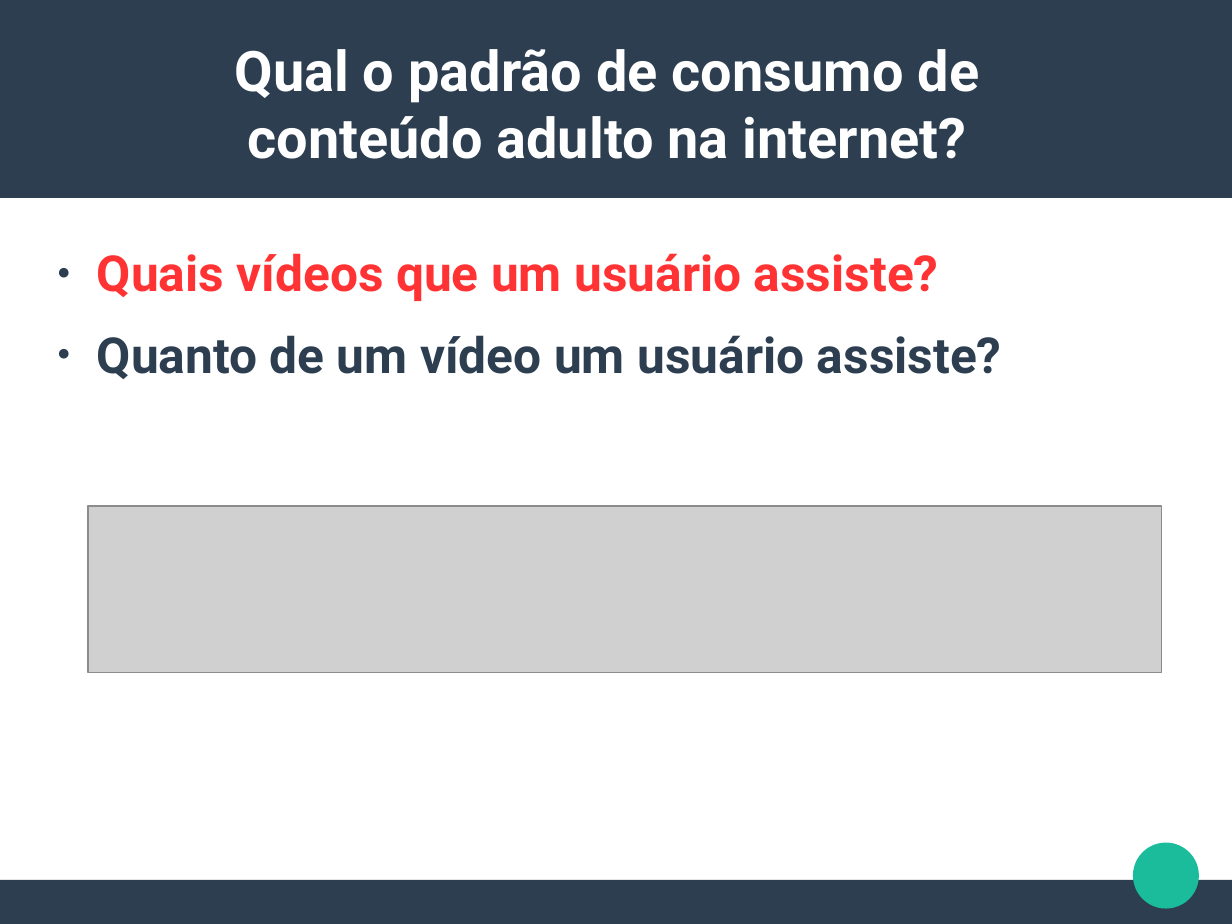
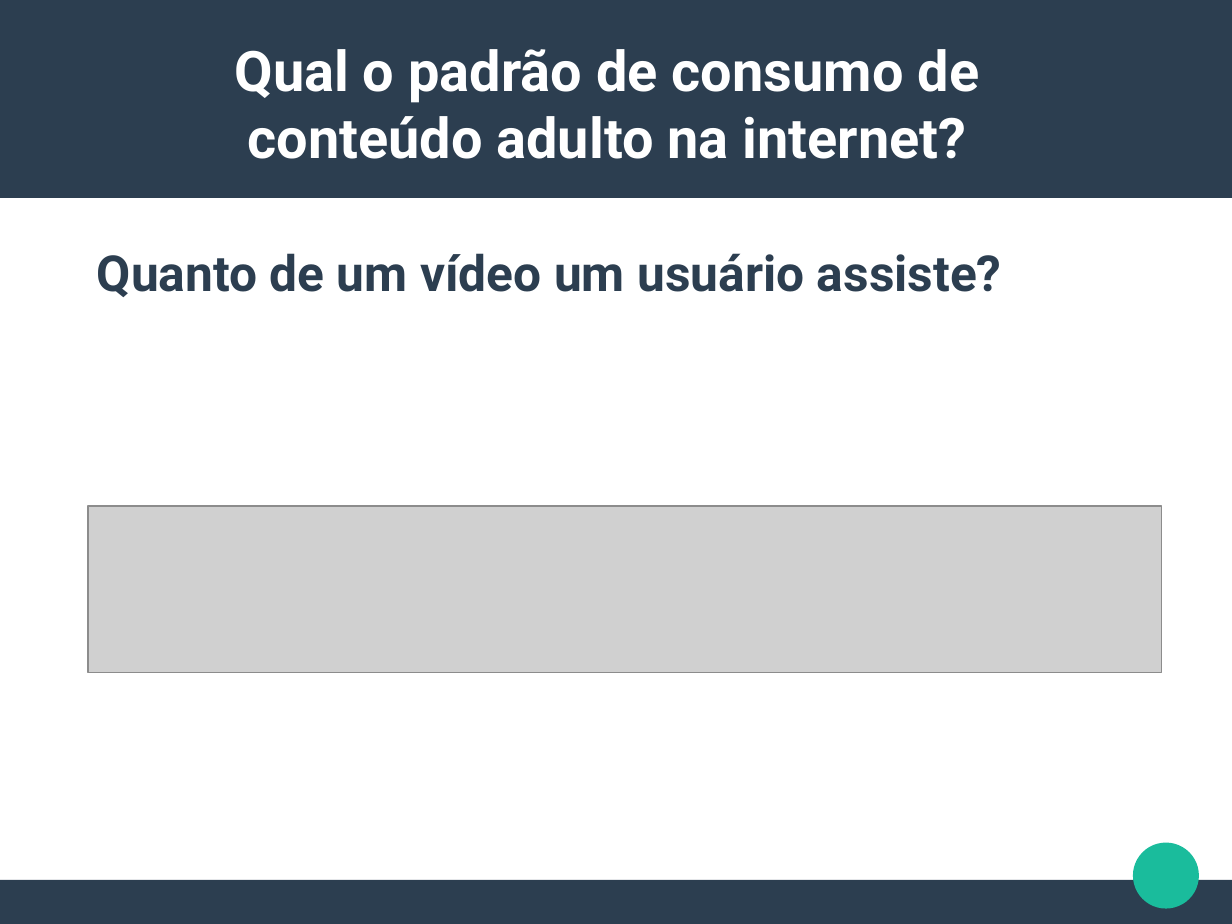
Before and after one commit to lucasbissaro/TCC_LucasBissaro, a slide deck: slide 4 of TCC apresentação 4.odp. Drawn at 1232x924 pixels with LibreOffice and Linux fonts; fonts in the diff are those of the drawing; grey boxes stand for pictures. Boxes give left, top, right and bottom in pixels: in the first picture for what was removed or moved away, otherwise in the second. Text is boxed around its words. In the diff, an @@ line names an element or a change of style, - is before the commit and + after.

```diff
--- a/TCC apresentação 4.odp
+++ b/TCC apresentação 4.odp
@@ text "Quanto de um vídeo um ..." at [97,253,1002,297]: bullet ● to none @@
@@ text at [97,253,939,301]: paragraph removed @@
-● Quais vídeos que um usuário assiste?
```
Also in this commit, not shown: 3 other slides changed, 1 slide added, 2 other files.
